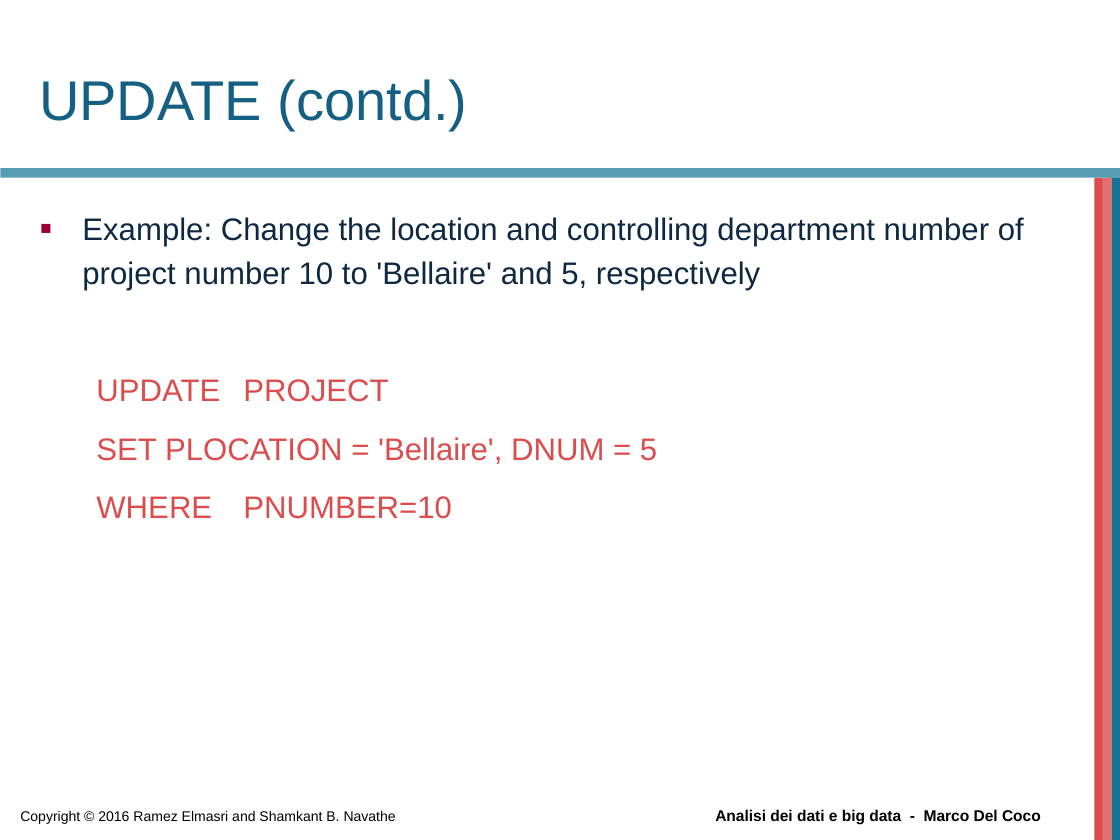
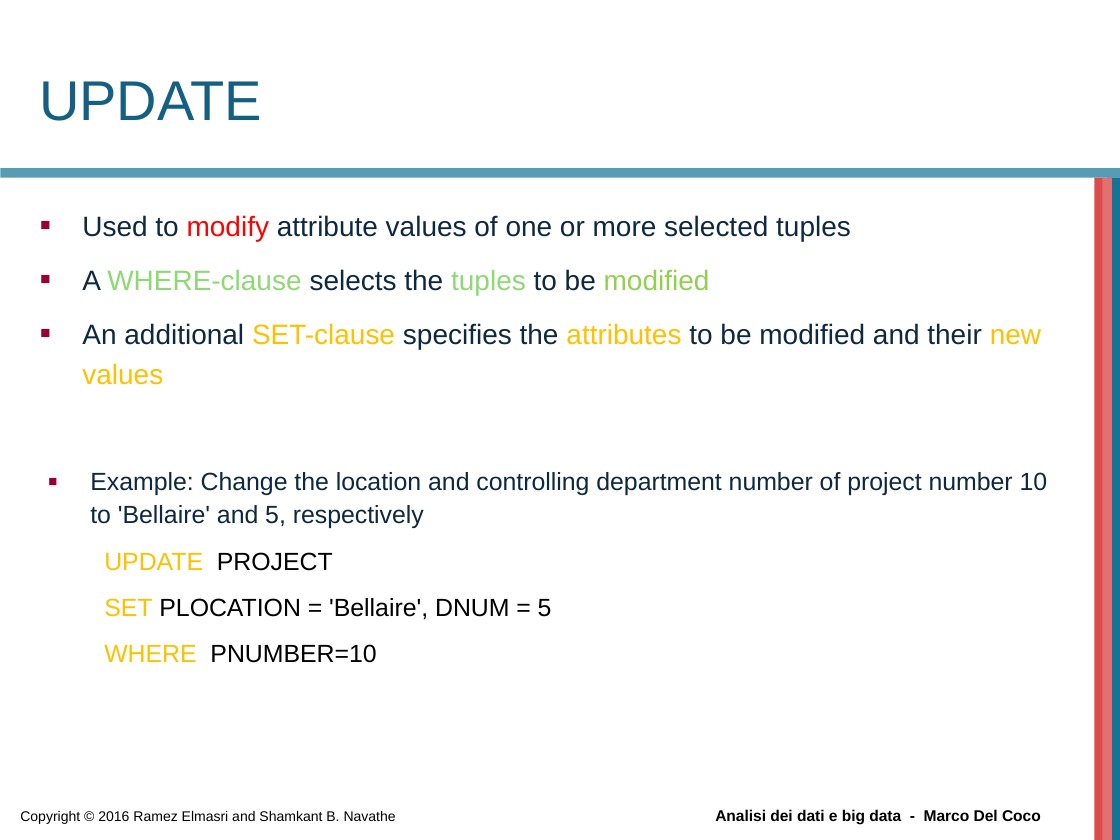
Before and after one commit to beppe2hd/AnalisiDati_BigData, a slide deck: slide 46 of materials/Chapter06.ppt (slide 48 before the commit). Drawn at 1120x840 pixels with LibreOffice and Linux fonts; fonts in the diff are those of the drawing; background and template pictures are left out. Boxes give left, top, right and bottom in pixels: in the first picture for what was removed or moved away, otherwise in the second. Text is boxed around its words. In the diff, an @@ line names an element or a change of style, - is before the commit and + after.

```diff
--- a/materials/Chapter06.ppt
+++ b/materials/Chapter06.ppt
@@ title at (39, 81, 262, 121): text changed @@
-UPDATE (contd.)
+UPDATE
@@ text added at (82, 215, 1041, 385), 18 pt, text #0E2841 @@
+■ Used to modify attribute values of one or more selected tuples
+■ A WHERE-clause selects the tuples to be modified
+■ An additional SET-clause specifies the attributes to be modified and their new values
@@ text "Example: Change the location and ...": place and size @@
-text "Example: Change the location and ..." at (82, 217, 1024, 519)
+text "Example: Change the location and ..." at (90, 472, 1048, 663)
@@ text "Example: Change the location and ..." at (90, 472, 1048, 663): size 20 to 16 pt; text colour #DC4C4C to #FFC000 in "UPDATE", "SET", "WHERE"; text colour #DC4C4C to #000000 in "PROJECT", "PLOCATION = 'Bellaire', DNUM = 5", "PNUMBER=10"; line spacing 1.2 to 1.1 @@
```
Also in this commit, not shown: 3 other slides changed, 16 slides added, 1 slide removed, 2 other files.
